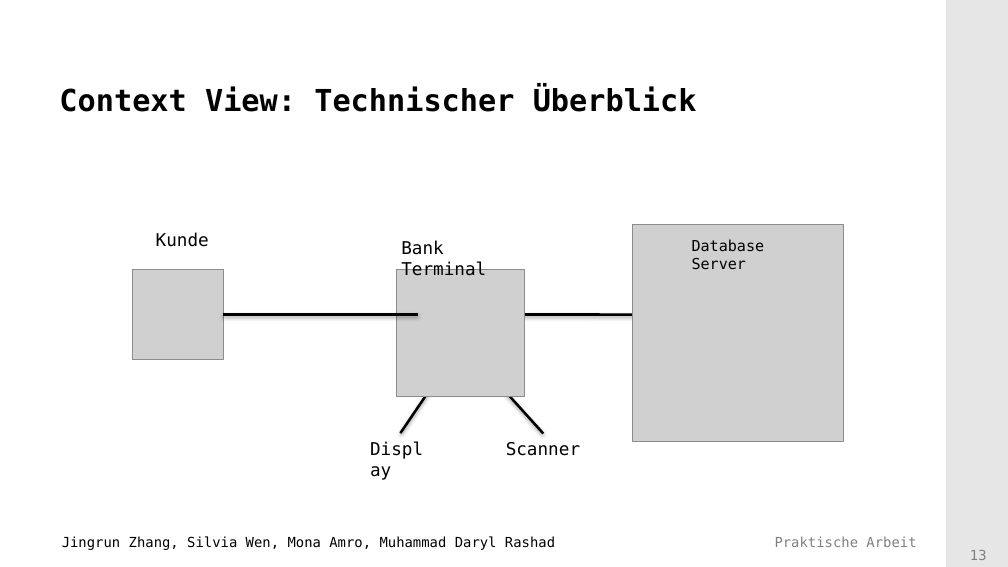
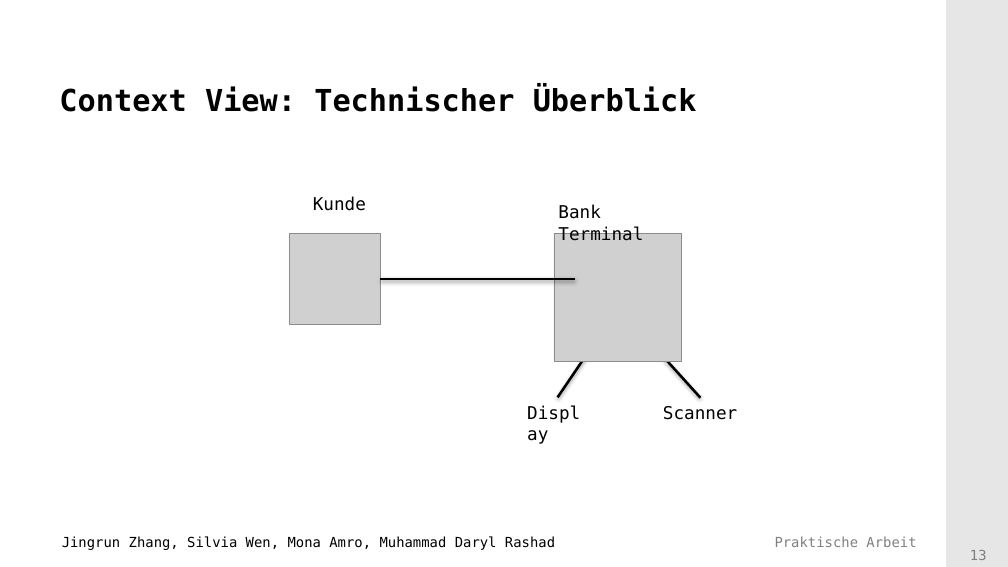
Before and after one commit to Mufasaxi/SimpleBank, a slide deck: slide 13 of architecture/Vorlage_Praesentation_2022_2_2_OOD.pptx. Drawn at 1008x567 pixels with LibreOffice and Linux fonts; fonts in the diff are those of the drawing; grey boxes stand for pictures; background and template pictures are left out. Boxes give left, top, right and bottom in pixels: in the first picture for what was removed or moved away, otherwise in the second. Text is boxed around its words. In the diff, an @@ line names an element or a change of style, - is before the commit and + after.

```diff
--- a/architecture/Vorlage_Praesentation_2022_2_2_OOD.pptx
+++ b/architecture/Vorlage_Praesentation_2022_2_2_OOD.pptx
@@ picture: place and size @@
-picture at (396,269,524,397)
+picture at (554,233,682,361)
@@ picture removed at (632,224,843,442) @@
@@ text removed at (692,239,765,270) @@
-Database Server
@@ line removed from (487, 315) to (726, 315) @@
@@ line moved from (400, 433) - (445, 368) to (558, 397) - (602, 332) @@
@@ 4 texts, 2 lines, 1 picture: place and size @@
-4 texts, 2 lines, 1 picture at (132,232,580,464)
+4 texts, 2 lines, 1 picture at (289,197,737,428)
```
Also in this commit, not shown: 1 other file.
